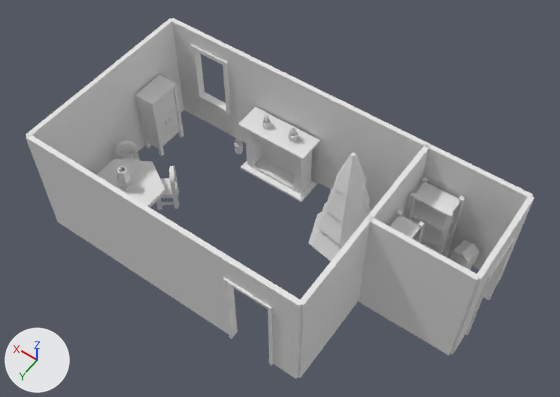
The glTF model scenes/room06.gltf, before and after one commit.
Both versions are drawn from a 50 mm camera at (-1.27, 5.12, 12.95) aimed at (3.97, -2.21, 1.42). The lights are fixed; the arrows at lower left show +X, +Y and +Z. Where no turn or scale is listed for an object, it has been applied to the vertices.

The first picture shows 'bookcase_closed_doors', 'choinka', 'fireplace', 'wall.001', 'wall.002', 'wall.003', 'wall.004', 'wall.006', 'wall.007', 'wall.009', 'wall.010', 'wall.011', 'wall_doorway.001', 'wall_window'.
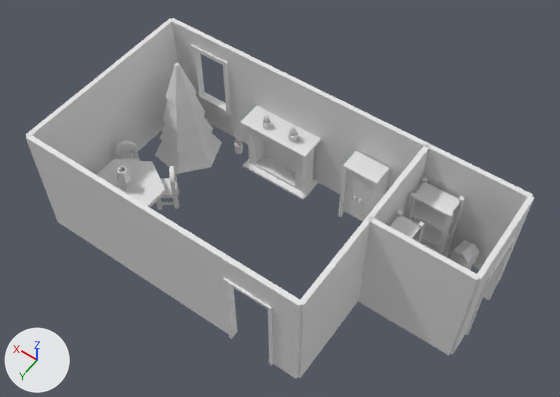
Pixel boxes (x1, y1, x2, y2) of what changed, in the pictures (560 x 397 px):
```json
{"object": "choinka", "change": "moved", "before": [309, 153, 371, 261], "after": [155, 63, 222, 174]}
{"object": "bookcase_closed_doors", "change": "moved, turned", "before": [135, 75, 184, 156], "after": [338, 151, 389, 221]}
{"object": "fireplace", "change": "moved", "before": [238, 107, 320, 202], "after": [240, 106, 321, 200]}
```

The change, as JSON lines over the scene's bpy script:
```json
{"op": "set", "path": "ob_bookcase_closed_doors.location", "old": "(7.68, -2.95, 0.0)", "new": "(3.0, -3.7, 0.0)"}
{"op": "set", "path": "ob_bookcase_closed_doors.rotation_euler", "old": "(0.0, 0.0, -1.571)", "new": "(0.0, 0.0, -3.142)", "note": "degrees (0, 0, -90) -> degrees (0, 0, -180)"}
{"op": "set", "path": "ob_choinka.location", "old": "(3.0, -3.1, 0.0)", "new": "(7.09, -3.08, 0.0)"}
{"op": "set", "path": "ob_fireplace.location", "old": "(5.0, -3.6, 0.0)", "new": "(5.0, -3.67, 0.0)"}
```
